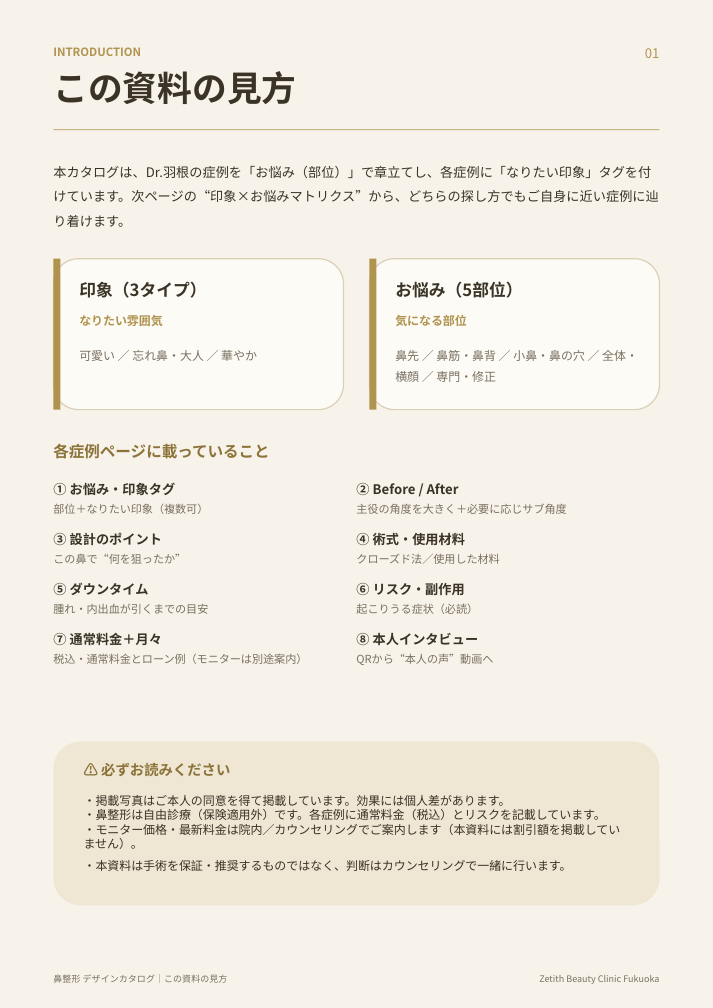
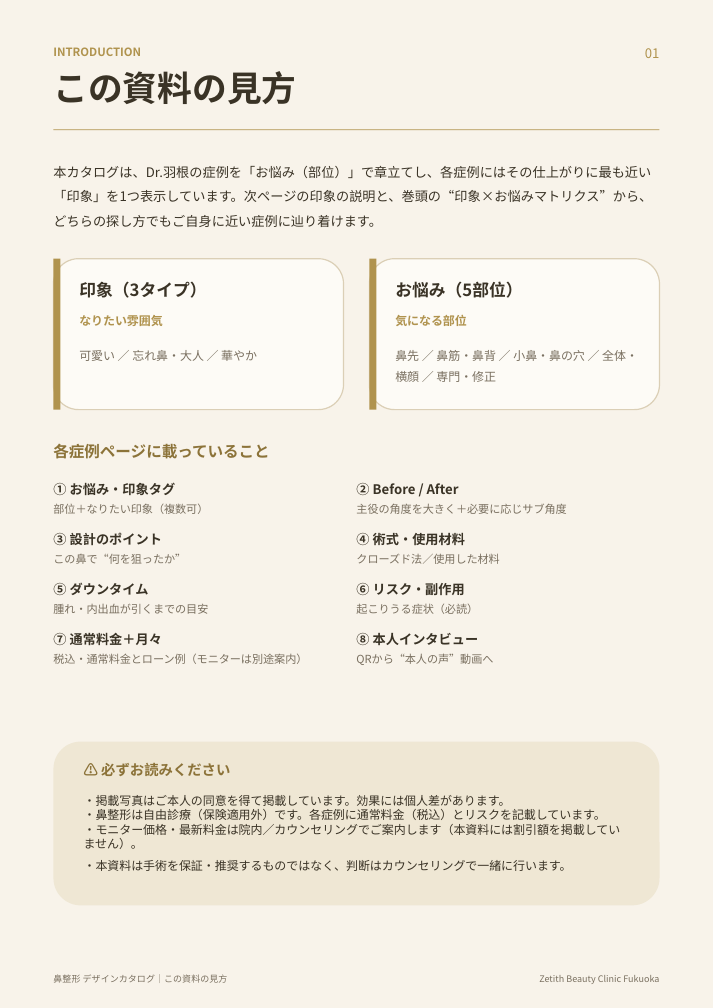
Before and after one commit to hidekkobonba/nosejob, a slide deck: slide 2 of 鼻整形_デザインカタログ.pptx. Drawn at 713x1008 pixels with LibreOffice and Linux fonts; fonts in the diff are those of the drawing. Boxes give left, top, right and bottom in pixels: in the first picture for what was removed or moved away, otherwise in the second. Text is boxed around its words. In the diff, an @@ line names an element or a change of style, - is before the commit and + after.

```diff
--- a/鼻整形_デザインカタログ.pptx
+++ b/鼻整形_デザインカタログ.pptx
@@ text at (53, 166, 652, 227): text changed @@
-本カタログは、Dr.羽根の症例を「お悩み（部位）」で章立てし、各症例に「なりたい印象」タグを付けています。次ページの“印象×お悩みマトリクス”から、どちらの探し方でもご自身に近い症例に辿り着けます。
+本カタログは、Dr.羽根の症例を「お悩み（部位）」で章立てし、各症例にはその仕上がりに最も近い「印象」を1つ表示しています。次ページの印象の説明と、巻頭の“印象×お悩みマトリクス”から、どちらの探し方でもご自身に近い症例に辿り着けます。
```
Also in this commit, not shown: 27 other slides changed, 1 slide added.
